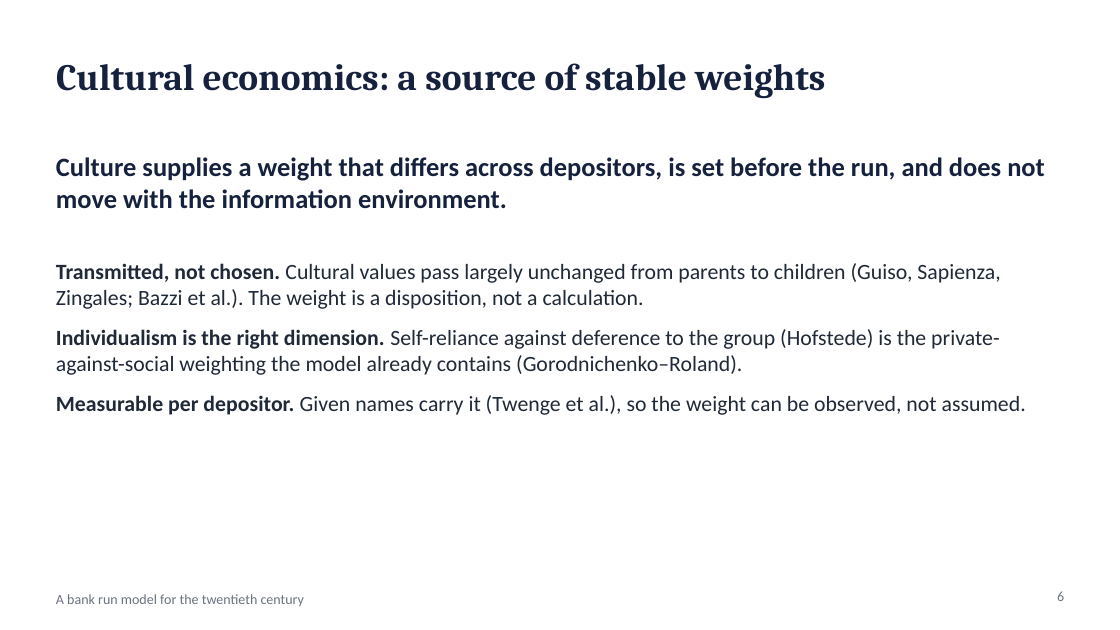
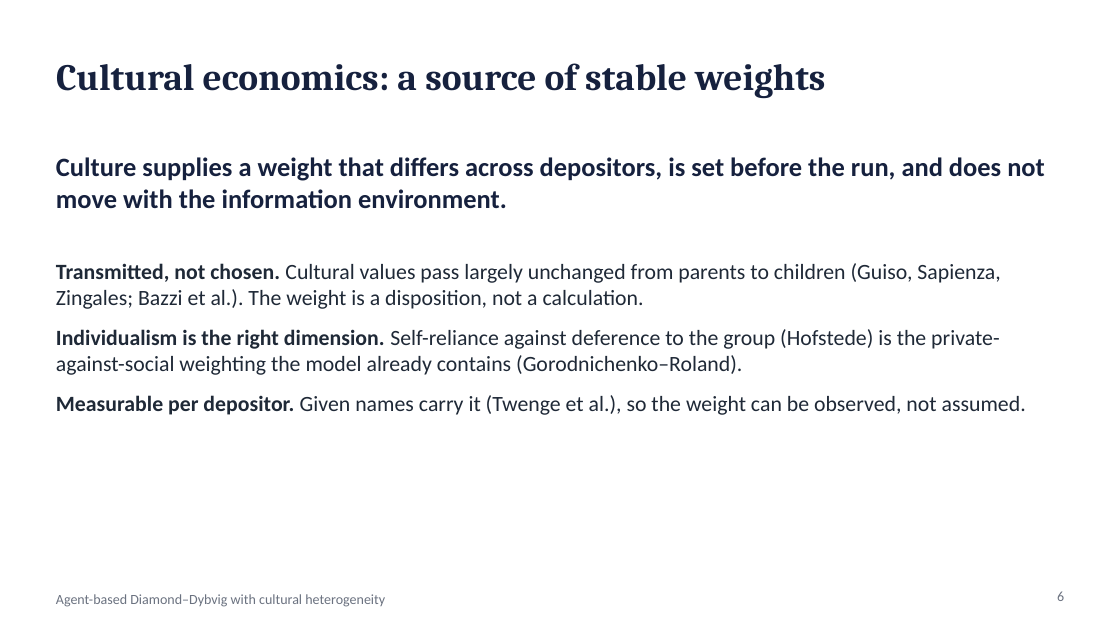
Before and after one commit to wlstover/BankRuns5, a slide deck: slide 6 of docs/deck_2026-10-26_seminar.pptx. Drawn at 1120x630 pixels with LibreOffice and Linux fonts; fonts in the diff are those of the drawing. Boxes give left, top, right and bottom in pixels: in the first picture for what was removed or moved away, otherwise in the second. Text is boxed around its words. In the diff, an @@ line names an element or a change of style, - is before the commit and + after.

```diff
--- a/docs/deck_2026-10-26_seminar.pptx
+++ b/docs/deck_2026-10-26_seminar.pptx
@@ text at bbox=[56, 594, 385, 607]: text changed @@
-A bank run model for the twentieth century
+Agent-based Diamond–Dybvig with cultural heterogeneity
```
Also in this commit, not shown: 19 other slides changed, 2 other files.
